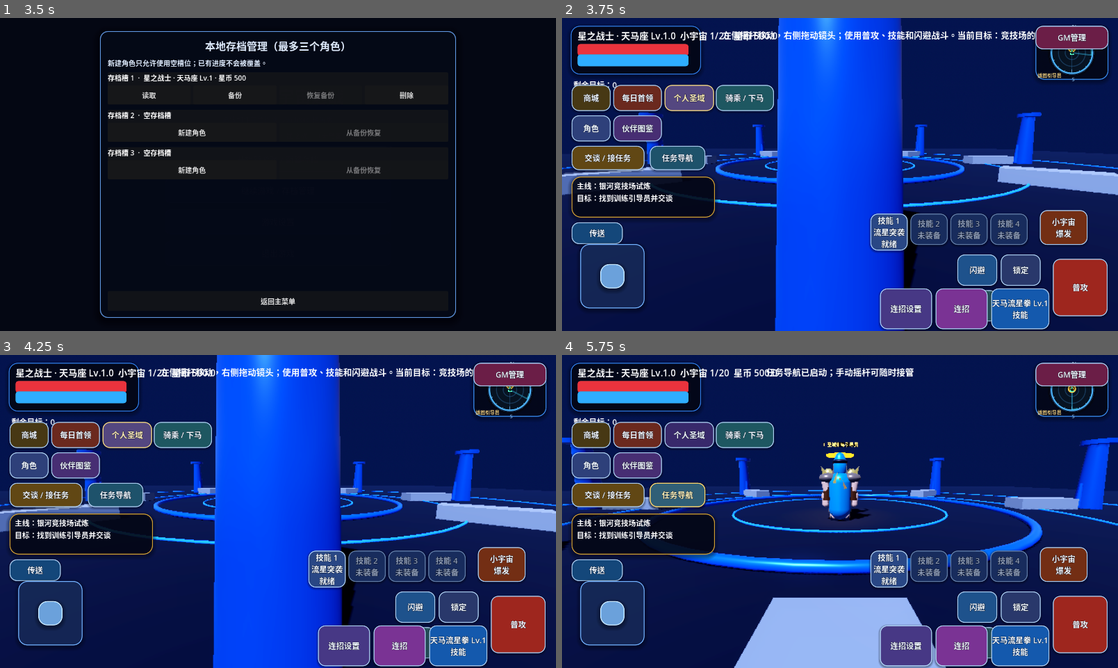
Above: before the commit, frames 1-4 (two rows, left to right).
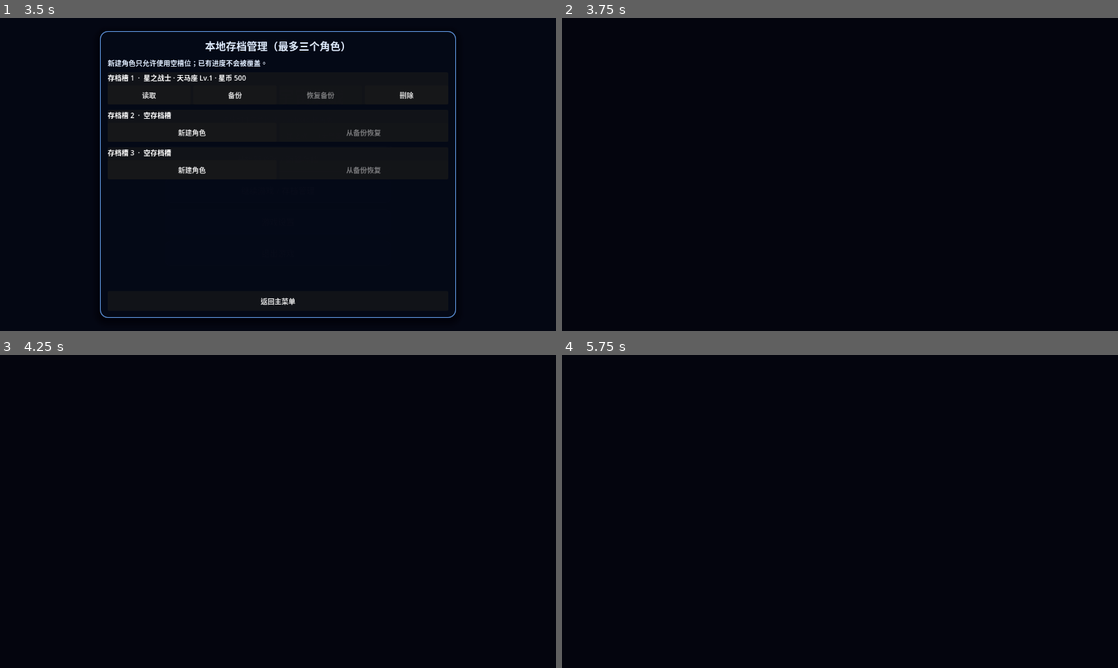
Above: after the commit, the same moments.

Repository: Qazwesrd/Saint-Seiya-Universe-War
Game: Godot game, scene res://scenes/main_menu.tscn
Two runs of this game, one before a commit and one after it. Both use one fixed random seed, a clock stepped at 60 frames per second and the inputs below.
Inputs (mouse positions are in pixels of both pictures, inside the frame that each line leads up to):
- Up to frame 1 (3.5 s): click "开始新游戏 / 新建存档" at 0.5 s; click "开始新游戏 / 新建存档" at 1.25 s; click "继续游戏 / 存档管理" at 2 s; click "游戏设置" at 2.75 s
- Up to frame 2 (3.75 s): click "读取" at 3.5 s
- Up to frame 3 (4.25 s): no input
- Up to frame 4 (5.75 s): click (606, 495) at 4.25 s, where only the run before the commit has a clickable "交谈 / 接任务"; click (678, 495) at 5 s, where only the run before the commit has a clickable "任务导航"

Frame 1 is identical in both runs. In frame 2, 95% of the frame differs, in the area x 0-100%, y 0-100%; in frame 3, 95%; in frame 4, 95%.
Error after the commit: Parse Error: Identifier "completed_story_mission" not declared in the current scope. (res://scripts/game.gd:185)

Commit message:
Add seven-chapter boss story sequences

Diff:
--- /dev/null
+++ b/game/scripts/boss_story_catalog.gd
@@ -0,0 +1,37 @@
+extends RefCounted
+class_name BossStoryCatalog
+const CHAPTER_TITLES := {"galaxy_wars":"银河战争篇 · 银河竞技场","sanctuary_twelve_houses":"圣域十二宫篇 · 十二宫之战","asgard":"北欧仙宫篇 · 奥丁神域","poseidon":"海界篇 · 七大洋之柱","hades":"冥界篇 · 极乐净土","heaven":"天界篇 · 众神之域","original_final":"原创终章 · 宇宙之战"}
+const SIGNATURE_SCENES := {
+"galaxy_wars":{"intro":[{"speaker":"旁白","text":"银河竞技场的欢呼声渐渐远去。训练场中央，一股强大的小宇宙正在苏醒。"},{"speaker":"训练首领","text":"想证明自己的力量？先让我看看，你能否在真正的强敌面前守住信念。"},{"speaker":"星矢","text":"无论对手是谁，我都会为了伙伴和雅典娜战斗！"}],"outro":[{"speaker":"训练首领","text":"原来如此……你已经不再是刚踏入竞技场的新手了。"},{"speaker":"星矢","text":"这只是开始。真正的战斗，还在前方等着我们。"},{"speaker":"旁白","text":"竞技场的试炼落下帷幕，通往圣域的道路由此开启。"}]},
+"sanctuary_twelve_houses":{"intro":[{"speaker":"旁白","text":"十二宫的尽头，教皇厅的大门缓缓开启。雅典娜的生命正被时间一点点吞噬。"},{"speaker":"教皇撒加","text":"凡人竟敢挑战我所掌握的力量？你们的意志，终究无法撼动神的领域。"},{"speaker":"星矢","text":"我们一路突破十二宫，不是为了在这里停下！雅典娜就在我们的身后！"}],"outro":[{"speaker":"撒加","text":"这股小宇宙……竟能照亮被黑暗吞噬的心吗？"},{"speaker":"旁白","text":"教皇厅的真相终于揭晓。黄金圣斗士们的信念汇聚，雅典娜迎来新的希望。"},{"speaker":"星矢","text":"圣域的战斗结束了，但守护世界的使命不会结束。"}]},
+"asgard":{"intro":[{"speaker":"旁白","text":"极北之地风雪呼啸，奥丁神像前，最后的神斗士挡住了通往希露达的道路。"},{"speaker":"齐格弗里德","text":"为了仙宫与希露达大人，我绝不会让你们继续前进！"},{"speaker":"星矢","text":"如果她被邪恶力量控制，我们就必须让她恢复清醒！"}],"outro":[{"speaker":"齐格弗里德","text":"这份守护的意志……就托付给你们了。"},{"speaker":"旁白","text":"仙宫的寒风渐渐平息，奥丁蓝宝石的光芒指向海洋深处。"},{"speaker":"冰河","text":"新的小宇宙正在海底苏醒。我们必须立刻赶往那里。"}]},
+"poseidon":{"intro":[{"speaker":"旁白","text":"海底神殿震动，七根海界支柱之间，海皇的神威逐渐笼罩整个大地。"},{"speaker":"海皇波塞冬","text":"被洪水洗净的世界，将迎来新的秩序。你们无法阻止神的意志。"},{"speaker":"星矢","text":"人类的未来不该由任何神明独自决定！我们会救出雅典娜！"}],"outro":[{"speaker":"波塞冬","text":"人类……竟再次以微弱的生命之火，抵挡了神的洪流。"},{"speaker":"旁白","text":"海界的危机暂时解除，但更深沉的黑暗已从冥界伸向现世。"},{"speaker":"紫龙","text":"这一次，我们要面对的恐怕是超越以往的敌人。"}]},
+"hades":{"intro":[{"speaker":"旁白","text":"极乐净土的花海寂静无声，冥王的神殿前，死亡与永眠的气息交织。"},{"speaker":"冥王哈迪斯","text":"生命终将归于死亡。为何还要为短暂的尘世继续挣扎？"},{"speaker":"星矢","text":"正因为生命短暂，才更值得被守护！我们绝不会放弃雅典娜和这个世界！"}],"outro":[{"speaker":"哈迪斯","text":"人类的意志……竟能抵达连神也无法轻视的高度。"},{"speaker":"旁白","text":"冥界的黑暗退去，但众神的目光已经投向人间。"},{"speaker":"雅典娜","text":"真正的和平仍需守护。我们必须面对来自天界的审判。"}]},
+"heaven":{"intro":[{"speaker":"旁白","text":"云海之上的天界神门开启，神圣的光辉化作无形压力，阻挡凡人的脚步。"},{"speaker":"天界守护者","text":"凡人擅闯神域，便要接受天界的裁断。"},{"speaker":"星矢","text":"即使面对众神，我们也要守护自己珍视的人与世界！"}],"outro":[{"speaker":"天界守护者","text":"你们的意志，已经超越了凡人所能抵达的界限。"},{"speaker":"旁白","text":"天界试炼结束，然而宇宙深处出现了不属于任何神域的裂隙。"},{"speaker":"雅典娜","text":"那股力量正在吞噬秩序。最后的答案，就在那里。"}]},
+"original_final":{"intro":[{"speaker":"旁白","text":"七大篇章的命运在此交汇。原初虚空深处，宇宙裁决者已经苏醒。"},{"speaker":"宇宙裁决者","text":"秩序与混沌都将归于寂静。你们所守护的一切，不过是宇宙中的短暂回声。"},{"speaker":"星矢","text":"只要还有同伴并肩，只要心中的小宇宙仍在燃烧，我们就不会接受这样的结局！"}],"outro":[{"speaker":"宇宙裁决者","text":"原来如此……无数生命彼此连接的意志，才是宇宙真正的答案。"},{"speaker":"旁白","text":"最后的战斗结束，星辰重新闪耀。七大篇章的旅程在此迎来新的黎明。"},{"speaker":"雅典娜","text":"感谢你守护了这个世界。未来的故事，将由新的希望继续书写。"}]}}
+static func get_scene(chapter_id: String, boss_id: String, event_name: String, boss_name: String = "强敌") -> Dictionary:
+    if not event_name in ["intro","outro"]:
+        return {}
+    var title := str(CHAPTER_TITLES.get(chapter_id,"圣斗士星矢 · 宇宙之战")) + " · " + boss_name
+    var chapter_data: Dictionary = SIGNATURE_SCENES.get(chapter_id,{})
+    var lines: Array = chapter_data.get(event_name,[]).duplicate(true)
+    if lines.is_empty():
+        if event_name == "intro":
+            lines = [{"speaker":"旁白","text":"战场的气氛骤然改变，一股强大的小宇宙从前方逼近。"},{"speaker":boss_name,"text":"想要继续前进，就先证明你拥有直面我的觉悟。"},{"speaker":"星矢","text":"我们不会退缩。为了守护重要的人，战斗现在开始！"}]
+        else:
+            lines = [{"speaker":boss_name,"text":"你的意志……确实配得上这场战斗。"},{"speaker":"旁白","text":"强敌倒下，战场逐渐恢复平静，前方的道路再次显现。"},{"speaker":"星矢","text":"我们继续前进。还有需要守护的人在等着我们。"}]
+    return {"title":title,"event":event_name,"boss_id":boss_id,"lines":lines}
+static func validate_catalog() -> Dictionary:
+    var errors: Array[String] = []
+    for chapter_id in CHAPTER_TITLES:
+        var chapter_data: Dictionary = SIGNATURE_SCENES.get(chapter_id,{})
+        for event_name in ["intro","outro"]:
+            var lines: Array = chapter_data.get(event_name,[])
+            if lines.size() < 2:
+                errors.append("missing boss story scene: " + chapter_id + "/" + event_name)
+            for line in lines:
+                if str(line.get("speaker","")).is_empty() or str(line.get("text","")).is_empty():
+                    errors.append("invalid boss story line: " + chapter_id + "/" + event_name)
+    if get_scene("unknown","unknown","intro","测试首领").get("lines",[]).size() < 2:
+        errors.append("generic boss story fallback is unavailable")
+    return {"valid":errors.is_empty(),"chapter_count":CHAPTER_TITLES.size(),"scene_count":CHAPTER_TITLES.size()*2,"errors":errors}
--- a/game/scripts/game.gd
+++ b/game/scripts/game.gd
@@ -9,6 +9,7 @@
 const SkillFieldScript = preload("res://scripts/skill_field.gd")
 const SkillProjectileScript = preload("res://scripts/skill_projectile.gd")
 const SkillVisualCatalogScript = preload("res://scripts/skill_visual_catalog.gd")
+const BossStoryCatalogScript = preload("res://scripts/boss_story_catalog.gd")
 const LootPickupScript = preload("res://scripts/loot_pickup.gd")
 const WorldThemeManagerScript = preload("res://scripts/world_theme_manager.gd")
 var player: CharacterBody3D
@@ -181,6 +182,7 @@
         if CampaignManager.can_complete_active_mission():
             var campaign_result: Dictionary = CampaignManager.complete_active_mission()
             if bool(campaign_result.get("success", false)):
+                completed_story_mission = campaign_mission
                 show_notice("剧情任务完成：" + str(campaign_mission.get("name", "")))
     if is_instance_valid(hud):
         hud.call("show_dialogue", dialogue)
@@ -226,6 +228,7 @@
                 {"spawns": [{"archetype_id": "arena_boss", "count": 1, "boss": true, "position": Vector3(0, 0.1, -9)}]}
             ]
             if EncounterDirector.start("story_gw_003", boss_waves):
+                _show_boss_story_scene("intro", mission, "arena_boss")
                 _spawn_encounter_wave(EncounterDirector.get_current_wave())
                 show_notice("剧情推进：训练首领登场")
     elif not mission.is_empty():
@@ -246,8 +249,26 @@
         return
     var encounter_id := "story_" + str(mission.get("id", "unknown"))
     if EncounterDirector.start(encounter_id, definitions):
+        var first_boss_id := ""
+        for spawn in definitions[0].get("spawns", []):
+            if bool(spawn.get("boss", false)):
+                first_boss_id = str(spawn.get("archetype_id", ""))
+                break
+        if not first_boss_id.is_empty():
+            _show_boss_story_scene("intro", mission, first_boss_id)
         _spawn_encounter_wave(EncounterDirector.get_current_wave())
         show_notice("剧情遭遇开始：" + str(mission.get("name", "章节战斗")))
+
+func _show_boss_story_scene(event_name: String, mission: Dictionary, boss_id: String) -> void:
+    if not is_instance_valid(hud) or mission.is_empty():
+        return
+    var chapter_id := str(CampaignDatabase.get_chapter_for_mission(str(mission.get("id", ""))).get("id", ""))
+    var archetype: Dictionary = EnemyDatabase.get_archetype(boss_id)
+    var boss_name := str(archetype.get("name", boss_id))
+    var scene: Dictionary = BossStoryCatalogScript.get_scene(chapter_id, boss_id, event_name, boss_name)
+    if not scene.is_empty() and hud.has_method("show_story_sequence"):
+        hud.call("show_story_sequence", scene)
+
 
 func _record_campaign_encounter_progress(enemy: Node3D) -> void:
     var mission: Dictionary = CampaignManager.get_active_mission()
@@ -421,6 +442,7 @@
 
 func on_enemy_defeated(enemy: Node3D) -> void:
     var defeated_boss := bool(enemy.get("is_boss"))
+    var completed_story_mission: Dictionary = {}
     var is_daily_boss := _daily_boss_challenge_active and defeated_boss
     if is_daily_boss:
         if DailyBossManager.mark_boss_defeated(_daily_boss_challenge_id):
@@ -444,9 +466,12 @@
             var encounter_mission: Dictionary = CampaignManager.get_active_mission()
             var encounter_result: Dictionary = CampaignManager.complete_active_mission()
             if bool(encounter_result.get("success", false)):
+                completed_story_mission = encounter_mission
                 show_notice("剧情任务完成：" + str(encounter_mission.get("name", "")))
         QuestManager.on_enemy_defeated(defeated_boss)
         EncounterDirector.report_enemy_defeated()
+        if defeated_boss and not completed_story_mission.is_empty():
+            _show_boss_story_scene("outro", completed_story_mission, str(enemy.get("archetype_id")))
     CollectionSystem.record_enemy_defeat(bool(enemy.get("is_boss")) )
     CombatSessionManager.record_enemy_defeated(defeated_boss)
     enemies.erase(enemy)
--- a/game/scripts/hud.gd
+++ b/game/scripts/hud.gd
@@ -5,6 +5,14 @@
 var enemy_label: Label
 var quest_label: Label
 var dialogue_panel: Panel
+var story_lines: Array = []
+var story_index := 0
+var story_title := ""
+var story_panel: Panel
+var story_speaker_label: Label
+var story_message_label: Label
+var story_continue_button: Button
+var story_was_paused := false
 var hp_bar: ProgressBar
 var cosmos_bar: ProgressBar
 var skill_button: Button
@@ -413,6 +421,83 @@
     else:
         _show_compact_dialogue(root, data)
 
+func show_story_sequence(data: Dictionary) -> void:
+    var root := get_child(0) as Control
+    story_lines = data.get("lines", []).duplicate(true)
+    if story_lines.is_empty():
+        return
+    story_index = 0
+    story_title = str(data.get("title", "圣斗士星矢 · 宇宙之战"))
+    story_was_paused = get_tree().paused
+    get_tree().paused = true
+    if is_instance_valid(story_panel):
+        story_panel.queue_free()
+    story_panel = Panel.new()
+    story_panel.set_meta("story_event", str(data.get("event", "")))
+    story_panel.process_mode = Node.PROCESS_MODE_ALWAYS
+    story_panel.set_anchors_and_offsets_preset(Control.PRESET_FULL_RECT)
+    _style_panel(story_panel, Color(0.008, 0.012, 0.035, 0.985), Color(0.82, 0.62, 0.2))
+    root.add_child(story_panel)
+    var box := VBoxContainer.new()
+    box.set_anchors_and_offsets_preset(Control.PRESET_FULL_RECT)
+    box.add_theme_constant_override("separation", 18)
+    story_panel.add_child(box)
+    var chapter := Label.new()
+    chapter.text = story_title
+    chapter.horizontal_alignment = HORIZONTAL_ALIGNMENT_CENTER
+    chapter.add_theme_font_size_override("font_size", 28)
+    box.add_child(chapter)
+    var spacer := Control.new()
+    spacer.size_flags_vertical = Control.SIZE_EXPAND_FILL
+    box.add_child(spacer)
+    story_speaker_label = Label.new()
+    story_speaker_label.horizontal_alignment = HORIZONTAL_ALIGNMENT_CENTER
+    story_speaker_label.add_theme_font_size_override("font_size", 30)
+    story_speaker_label.add_theme_color_override("font_color", Color(1.0, 0.82, 0.38))
+    box.add_child(story_speaker_label)
+    story_message_label = Label.new()
+    story_message_label.horizontal_alignment = HORIZONTAL_ALIGNMENT_CENTER
+    story_message_label.autowrap_mode = TextServer.AUTOWRAP_WORD_SMART
+    story_message_label.add_theme_font_size_override("font_size", 23)
+    story_message_label.size_flags_vertical = Control.SIZE_EXPAND_FILL
+    box.add_child(story_message_label)
+    story_continue_button = Button.new()
+    story_continue_button.custom_minimum_size = Vector2(220, 62)
+    story_continue_button.pressed.connect(_advance_story_sequence)
+    box.add_child(story_continue_button)
+    var bottom_spacer := Control.new()
+    bottom_spacer.size_flags_vertical = Control.SIZE_EXPAND_FILL
+    box.add_child(bottom_spacer)
+    _refresh_story_sequence()
+
+func _refresh_story_sequence() -> void:
+    if not is_instance_valid(story_speaker_label) or story_index < 0 or story_index >= story_lines.size():
+        return
+    var line: Dictionary = story_lines[story_index]
+    story_speaker_label.text = str(line.get("speaker", "旁白"))
+    story_message_label.text = str(line.get("text", ""))
+    var event_name := str(story_panel.get_meta("story_event", "")) if is_instance_valid(story_panel) else ""
+    if is_instance_valid(story_continue_button):
+        story_continue_button.text = "进入战斗" if event_name == "intro" and story_index == story_lines.size() - 1 else ("继续" if story_index < story_lines.size() - 1 else "结束剧情")
+
+func _advance_story_sequence() -> void:
+    if story_index < story_lines.size() - 1:
+        story_index += 1
+        _refresh_story_sequence()
+        return
+    _close_story_sequence()
+
+func _close_story_sequence() -> void:
+    if is_instance_valid(story_panel):
+        story_panel.queue_free()
+    story_panel = null
+    story_speaker_label = null
+    story_message_label = null
+    story_continue_button = null
+    story_lines.clear()
+    get_tree().paused = story_was_paused
+
+
 func _show_compact_dialogue(root: Control, data: Dictionary) -> void:
     if is_instance_valid(dialogue_panel):
         dialogue_panel.queue_free()
--- a/game/tests/framework_smoke_test.gd
+++ b/game/tests/framework_smoke_test.gd
@@ -370,6 +370,10 @@
 	assert(float(test_boss.freeze_timer) < 2.0, "boss freeze duration is resisted")
 	test_boss.apply_status_effect("slow", 2.0, 0.5)
 	assert(is_equal_approx(SkillSystem.get_target_condition_multiplier("cygnus", test_boss), 1.12), "Cygnus passive increases damage against controlled targets")
+	var boss_story_audit: Dictionary = BossStoryCatalog.validate_catalog()
+	assert(bool(boss_story_audit.get("valid", false)) and int(boss_story_audit.get("chapter_count", 0)) == 7 and int(boss_story_audit.get("scene_count", 0)) == 14, "seven chapters have authored boss intro and outro story scenes: " + str(boss_story_audit.get("errors", [])))
+	var fallback_boss_scene: Dictionary = BossStoryCatalog.get_scene("unknown", "unknown", "intro", "测试首领")
+	assert(fallback_boss_scene.get("lines", []).size() >= 2, "boss story catalog provides generic scenes for non-final bosses")
 	var campaign_catalog_audit: Dictionary = CampaignDatabase.validate_catalog()
 	assert(bool(campaign_catalog_audit.get("valid", false)) and int(campaign_catalog_audit.get("chapter_count", 0)) == 7 and int(campaign_catalog_audit.get("mission_count", 0)) == 55, "all seven campaign arcs and 55 missions pass catalog validation: " + str(campaign_catalog_audit.get("errors", [])))
 	var enemy_catalog_audit: Dictionary = EnemyDatabase.validate_archetypes()
